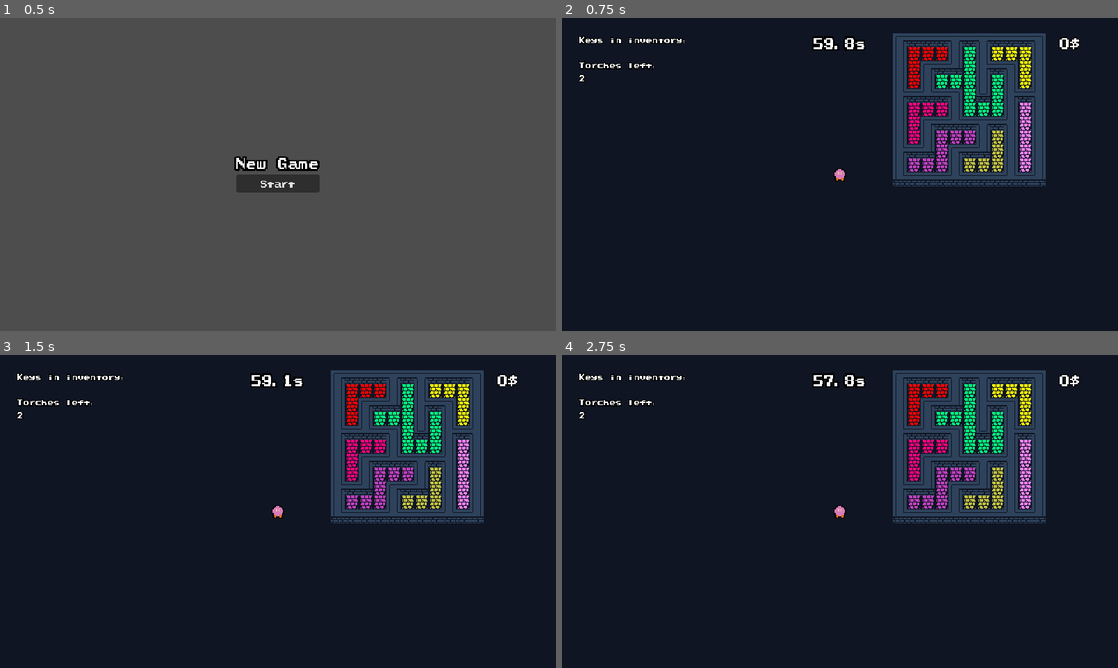
Above: before the commit, frames 1-4 (two rows, left to right).
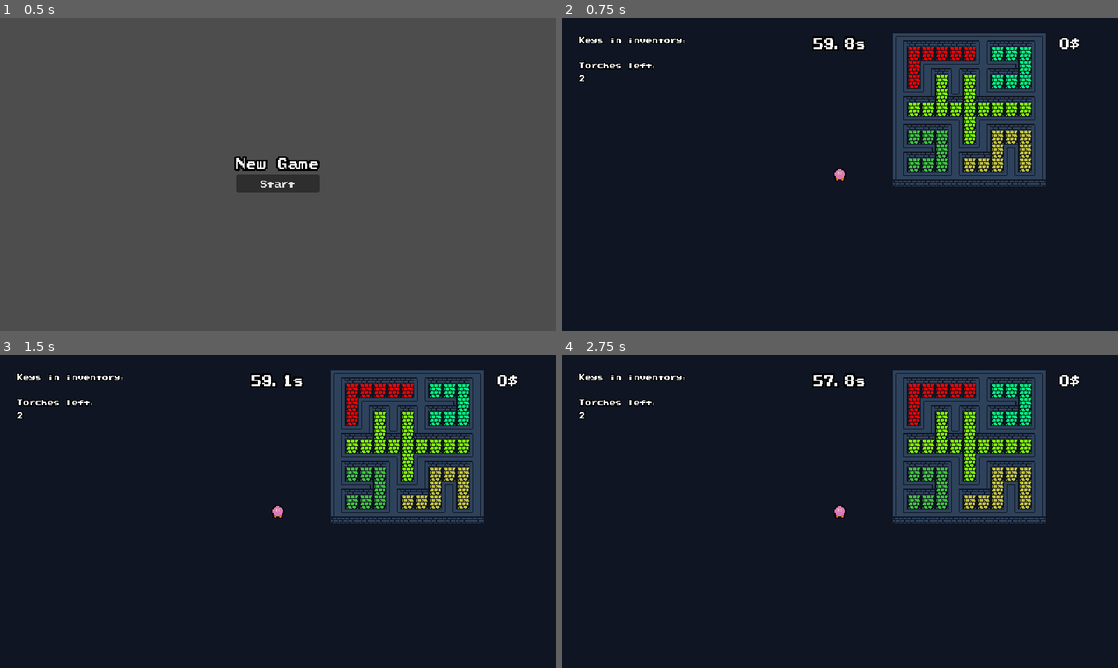
Above: after the commit, the same moments.

Repository: ultsi/randomized-maze-metroidvania
Game: Godot game, scene res://core/game.tscn
The game is run twice, just before and just after one commit, with the same random seed, the same clock (stepped at 60 frames per second) and the same inputs.
Inputs:
- Up to frame 1 (0.5 s): no input
- Up to frame 2 (0.75 s): click "Start" at 0.5 s
- Up to frame 3 (1.5 s): tap Enter at 1.25 s; hold Right (right) from 1.28 s (still down); tap 1 (metro1) at 1.35 s
- Up to frame 4 (2.75 s): tap Space (place_torch) at 2 s; release Right (right) at 2.03 s; hold S (down) from 2.03 s (still down); tap 2 (metro2) at 2.1 s

Frame 1 is identical in both runs. In frame 2, 3.1% of the frame differs, in the area x 61-86%, y 7-50%; in frame 3, 3.1%; in frame 4, 3.1%.
Error in both runs: Invalid access to property or key 'cells' on a base object of type 'Nil'. (res://core/maze_tilemap.gd:119)

Commit message:
Doorways generating works

Diff:
--- a/core/graph.gd
+++ b/core/graph.gd
@@ -219,12 +219,14 @@
 	var room_a := room_with_id(edge.a)
 	var room_b := room_with_id(edge.b)
 	@warning_ignore("integer_division")
-	if room_a.id != room_b.id && room_a.tiles.size() < wide / 2 && room_b.tiles.size() < wide / 2:
+	if room_a.id != room_b.id && room_a.tiles.size() < wide / 4 * 3 && room_b.tiles.size() < wide / 4 * 3:
 		combine_rooms_with_edge(edge)
 
 func kruskal_forest() -> void:
 	while !kruskal_edges.is_empty():
 		one_step_kruskal()
+
+	print("generated {0} rooms".format([rooms.size()]))
 
 func find_edges_around_ipos(ipos: int) -> Array[Edge]:
 	var found_edges: Array[Edge] = []
@@ -256,3 +258,186 @@
 
 		var selected_edge: Edge = room_edges.pick_random()
 		combine_rooms_with_edge(selected_edge)
+
+	print("fixed to {0} rooms".format([rooms.size()]))
+
+class RoomEdges:
+	var id: int
+	var edges: Array[Edge] = []
+
+func generate_door_from_edge(edge: Edge) -> void:
+	var room_a := room_with_id(edge.a)
+
+	#edge tile belongs now to room A
+	room_a.tiles[edge.ipos] = edge.tile
+
+	# set room id for all tiles correct
+	# and the tile type
+	for tile_ipos in room_a.tiles:
+		room_a.tiles[tile_ipos].room = room_a.id
+		room_a.tiles[tile_ipos].type = Tile.FLOOR
+
+	edge.tile.room = 49
+
+	edge_erase_all_refs(edge.ipos)
+
+
+func generate_doors() -> void:
+	var edges_by_room_id: Dictionary[int, RoomEdges] = {}
+
+	for edge: Edge in edges.values():
+		if edge.a == edge.b:
+			print("Self referencing room edge found ", edge.id())
+			continue
+		if edges_by_room_id.has(edge.a):
+			edges_by_room_id[edge.a].edges.append(edge)
+		else:
+			edges_by_room_id[edge.a] = RoomEdges.new()
+			edges_by_room_id[edge.a].id = edge.a
+
+		if edges_by_room_id.has(edge.b):
+			edges_by_room_id[edge.b].edges.append(edge)
+		else:
+			edges_by_room_id[edge.b] = RoomEdges.new()
+			edges_by_room_id[edge.b].id = edge.b
+
+	var unique_edges: Dictionary[String, Edge] = {}
+
+	for room_id in edges_by_room_id:
+		var room := room_with_id(room_id)
+		var room_edges := edges_by_room_id[room_id]
+		if room_edges.edges.size() <= 1:
+			continue
+		room_edges.edges.shuffle()
+
+		if room.tiles.size() == 1:
+			print("Weird, room {0} has 1 tile only. Shouldn't happen? ".format([room_id]))
+			var edge := room_edges.edges[0]
+			unique_edges[edge.id()] = edge
+			continue
+
+		var max_edges := room_edges.edges.size()
+		for i in range(randi_range(0, max_edges), max_edges):
+			var edge := room_edges.edges[i]
+			unique_edges[edge.id()] = edge
+
+	for edge_id in unique_edges:
+		var edge := unique_edges[edge_id]
+		generate_door_from_edge(edge)
+
+# func generate_doors_and_keys() -> void:
+# 	var edge_dict: Dictionary[String, Edge] = {}
+# 	for edge in edges.values():
+# 		edge_dict[edge.id()] = edge
+
+# 	var edges_by_node_id: Dictionary[int, Array] = {}
+
+# 	for edge: Edge in edge_dict.values():
+# 		if edge.a == edge.b:
+# 			continue
+# 		if edges_by_node_id.has(edge.a):
+# 			edges_by_node_id[edge.a].append(edge)
+# 		else:
+# 			edges_by_node_id[edge.a] = [edge]
+
+# 		if edges_by_node_id.has(edge.b):
+# 			edges_by_node_id[edge.b].append(edge)
+# 		else:
+# 			edges_by_node_id[edge.b] = [edge]
+
+# 	var valid_edges: Dictionary[String, Edge] = {}
+
+# 	for node_id in edges_by_node_id:
+# 		var edges := edges_by_node_id[node_id]
+# 		var estr := edges.map(func(e: Edge) -> String: return e.id())
+# 		print("Node {0} edges: {1}".format([node_id, str(estr)]))
+
+# 	for node_id in edges_by_node_id:
+# 		var node_edges := edges_by_node_id[node_id]
+# 		node_edges.shuffle()
+# 		if node_edges.size() == 1:
+# 			valid_edges[node_edges[0].id()] = node_edges[0]
+# 			continue
+
+# 		var node := cells_nodes[node_id]
+# 		if node.cells.size() == 1:
+# 			var valid_edge: Edge
+# 			for edge: Edge in node_edges:
+# 				valid_edge = edge
+# 				var node_a := cells_nodes[edge.a]
+# 				var node_b := cells_nodes[edge.b]
+# 				if node_a.cells.size() > 1 || node_b.cells.size() > 1:
+# 					break
+
+# 			valid_edges[valid_edge.id()] = valid_edge
+# 			for edge in node_edges:
+# 				if edge.id() == valid_edge.id():
+# 					continue
+# 				valid_edges.erase(edge.id())
+# 			continue
+
+# 		var max_edges := node_edges.size()
+# 		for i in range(max_edges * randf(), max_edges):
+# 			var valid_edge: Edge = node_edges[i]
+# 			valid_edges[valid_edge.id()] = valid_edge
+
+# 	var estr := valid_edges.values().map(func(e: Edge) -> String: return e.id())
+# 	print("Valid edges: ", estr)
+
+# 	# for node_id in edges_by_node_id:
+# 	# 	var node := cells_nodes[node_id]
+# 	# 	var node_edges := edges_by_node_id[node_id]
+# 	# 	if node.cells.size() == 1 && node_edges.size() > 1:
+# 	# 		print("LOL?", node.id)
+# 	edges_by_node_id.clear()
+# 	for edge: Edge in valid_edges.values():
+# 		edge.type = TileSprite.CellType.DOOR
+# 		edge.tile_sprite.cell_type = TileSprite.CellType.DOOR
+# 		edge.tile.type = Tile.FLOOR
+# 		edge.tile_sprite.group_id = edge.a
+# 		if edges_by_node_id.has(edge.a):
+# 			edges_by_node_id[edge.a].append(edge)
+# 		else:
+# 			edges_by_node_id[edge.a] = [edge]
+
+# 		if edges_by_node_id.has(edge.b):
+# 			edges_by_node_id[edge.b].append(edge)
+# 		else:
+# 			edges_by_node_id[edge.b] = [edge]
+
+# 	# form directed graph here
+# 	# important because player path is directed and that way
+# 	# we then know which doors are actual blockers
+# 	# and which ones are openable shortcuts from the other side
+# 	var edge_queue: Array = edges_by_node_id[start_node.id]
+# 	var door_number := 0
+# 	var handled_edges: Dictionary[String, bool] = {}
+# 	var visited_nodes: Dictionary[int, bool] = {start_node.id: true}
+# 	player_path = [start_node.id]
+# 	while !edge_queue.is_empty():
+# 		var edge: Edge = edge_queue.pick_random()
+# 		edge_queue.erase(edge)
+# 		if handled_edges.has(edge.id()):
+# 			continue
+# 		handled_edges[edge.id()] = true
+# 		if visited_nodes.has(edge.a) && visited_nodes.has(edge.b):
+# 			edge.tile_sprite.door_number = -1
+# 			edge.tile_sprite.cell_type = TileSprite.CellType.WALL
+# 			edge.is_one_way = true
+# 			edge.dir = edge.b if player_path.find(edge.a) < player_path.find(edge.b) else edge.a
+# 			edge.tile_sprite.group_id = edge.dir
+# 		else:
+# 			edge.tile_sprite.door_number = door_number
+# 			door_number += 1
+# 			edge.tile_sprite.cell_type = TileSprite.CellType.DOOR
+
+# 		if !visited_nodes.has(edge.a):
+# 			if edges_by_node_id.has(edge.a):
+# 				edge_queue.append_array(edges_by_node_id[edge.a])
+# 				visited_nodes[edge.a] = true
+# 				player_path.append(edge.a)
+# 		if !visited_nodes.has(edge.b):
+# 			if edges_by_node_id.has(edge.b):
+# 				edge_queue.append_array(edges_by_node_id[edge.b])
+# 				visited_nodes[edge.b] = true
+# 				player_path.append(edge.b)
--- a/core/maze_tilemap.gd
+++ b/core/maze_tilemap.gd
@@ -373,6 +373,9 @@
 	return -1
 
 func generate_doors_and_keys() -> void:
+	maze_graph.generate_doors()
+	draw_grid()
+	return
 	var edge_dict: Dictionary[String, Edge] = {}
 	for edge in edges.values():
 		edge_dict[edge.id()] = edge
